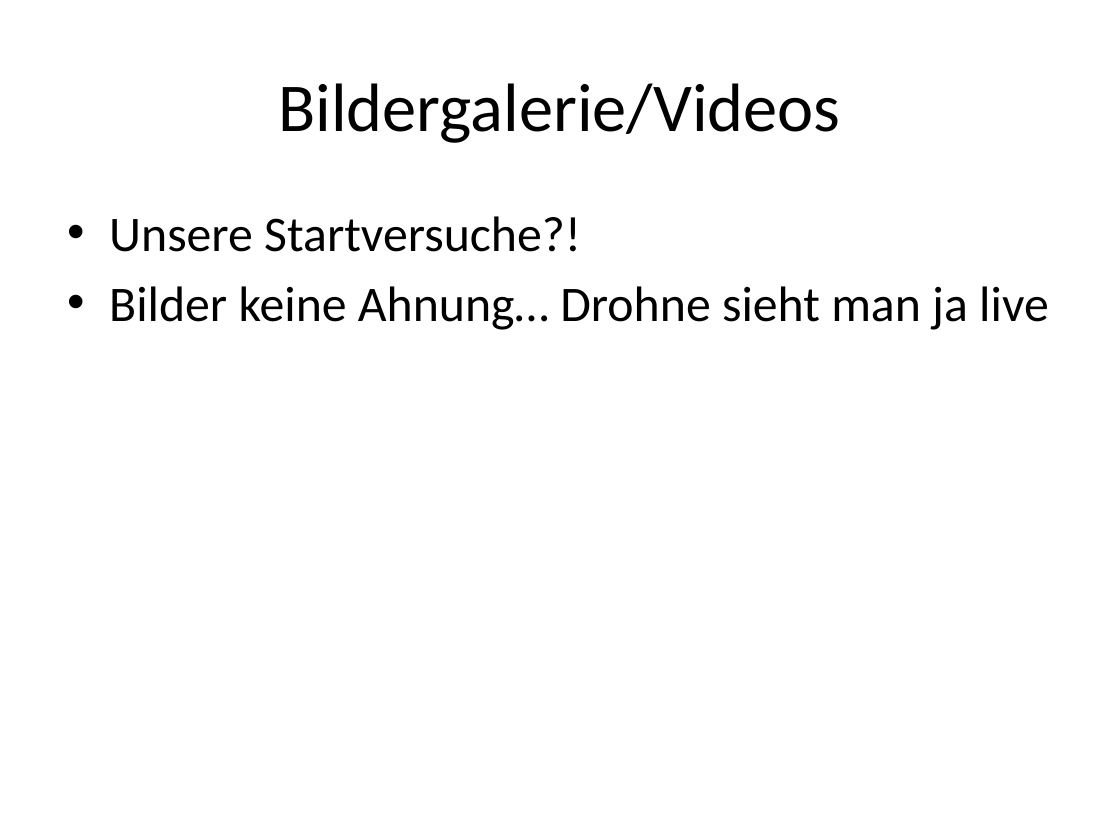
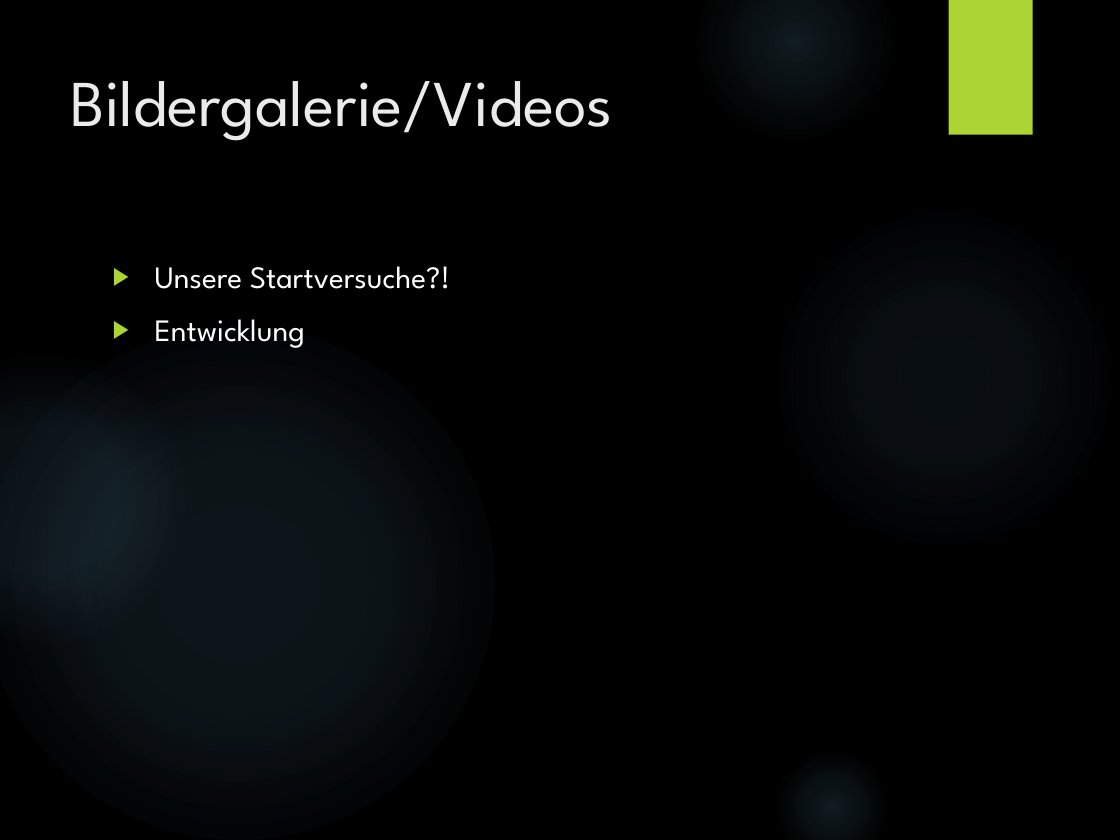
Before and after one commit to KoehlerT/Drohne, a slide deck: slide 9 of Dokumentation/Externe Projekte/Präsentation/Bienendrohne.pptx (slide 7 before the commit). Drawn at 1120x840 pixels with LibreOffice and Linux fonts; fonts in the diff are those of the drawing; background and template pictures are left out. Boxes give left, top, right and bottom in pixels: in the first picture for what was removed or moved away, otherwise in the second. Text is boxed around its words. In the diff, an @@ line names an element or a change of style, - is before the commit and + after.

```diff
--- a/Dokumentation/Externe Projekte/Präsentation/Bienendrohne.pptx
+++ b/Dokumentation/Externe Projekte/Präsentation/Bienendrohne.pptx
@@ background #FFFFFF to picture (left out) @@
@@ ellipse added at (697,0,893,140), fill gradient #7AC4F0 @@
@@ rectangle added at (949,0,1033,134), fill #ACD433 @@
@@ title "Bildergalerie/Videos": place and size @@
-title "Bildergalerie/Videos" at (278,83,840,143)
+title "Bildergalerie/Videos" at (71,81,613,141)
@@ title "Bildergalerie/Videos" at (71,81,613,141): size 44 to 42 pt, font Calibri to League Spartan, text colour #000000 to #EBEBEB; alignment centre to left; vertical alignment middle to top @@
@@ ellipse added at (772,205,1117,550), fill gradient #7AC4F0 @@
@@ text "Unsere Startversuche?!": place and size @@
-text "Unsere Startversuche?!" at (109,216,1049,330)
+text "Unsere Startversuche?!" at (155,266,450,348)
@@ text at (155,266,450,289): size 32 to 20 pt, font Calibri to League Spartan, text colour #000000 to #FFFFFF in "Unsere Startversuche?!"; bullet • to ▶; more space between paragraphs @@
@@ ellipse added at (0,327,494,840), fill gradient #7AC4F0 @@
@@ text at (155,319,305,348): text changed; size 32 to 20 pt; font Calibri to League Spartan; text colour #000000 to #FFFFFF @@
-• Bilder keine Ahnung… Drohne sieht man ja live
+▶ Entwicklung
@@ ellipse added at (0,355,186,644), fill gradient #7AC4F0 @@
@@ ellipse added at (772,747,893,840), fill gradient #7AC4F0 @@
```
Also in this commit, not shown: 1 other slide changed, 7 slides added, 5 slides removed.
